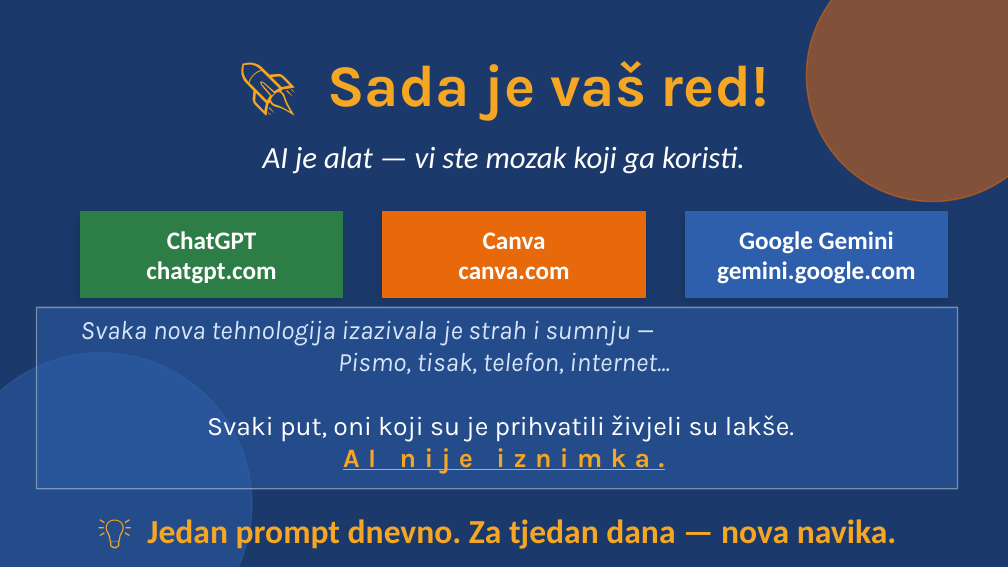
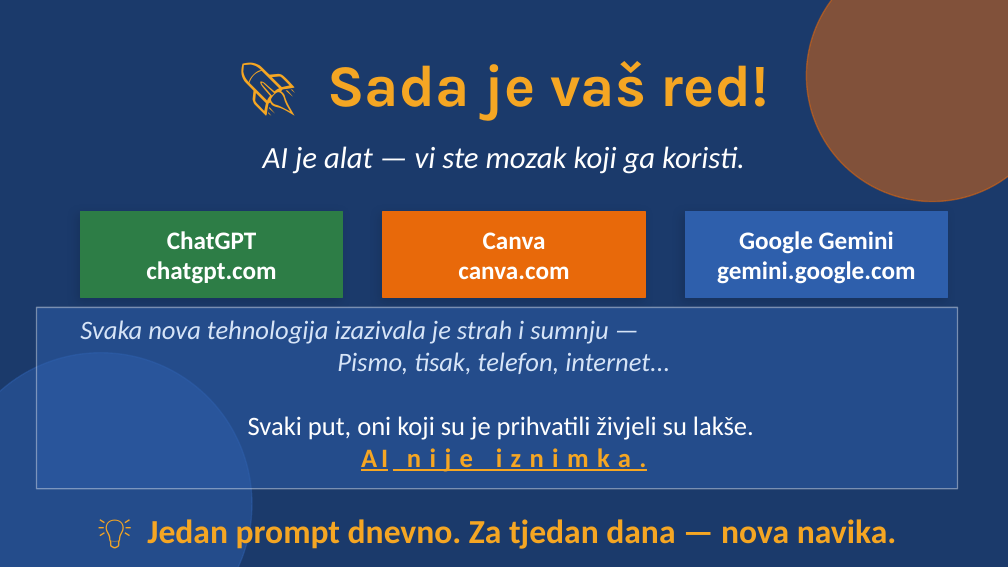
Before and after one commit to brunobilandzic/dipl, a slide deck: slide 27 of praksa/RAST/izradaprezentacije/AI_u_svakodnevnom_zivotu_BRUNO.pptx (slide 23 before the commit). Drawn at 1008x567 pixels with LibreOffice and Linux fonts; fonts in the diff are those of the drawing. Boxes give left, top, right and bottom in pixels: in the first picture for what was removed or moved away, otherwise in the second. Text is boxed around its words. In the diff, an @@ line names an element or a change of style, - is before the commit and + after.

```diff
--- a/praksa/RAST/izradaprezentacije/AI_u_svakodnevnom_zivotu_BRUNO.pptx
+++ b/praksa/RAST/izradaprezentacije/AI_u_svakodnevnom_zivotu_BRUNO.pptx
@@ text "Svaka nova tehnologija izazivala je ..." at bbox=[80, 320, 754, 471]: font Karla to Calibri; letter spacing 6 to 3 pt in "AI" @@
```
Also in this commit, not shown: 5 slides added, 1 slide removed, 1 other file.
